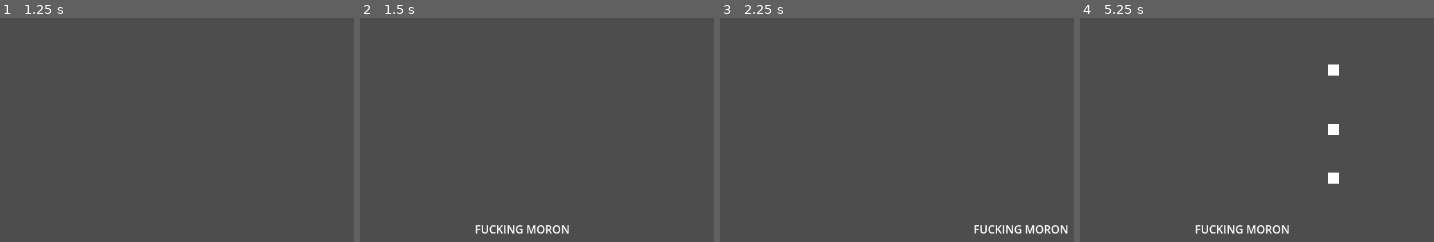
Above: before the commit, frames 1-4 (left to right).
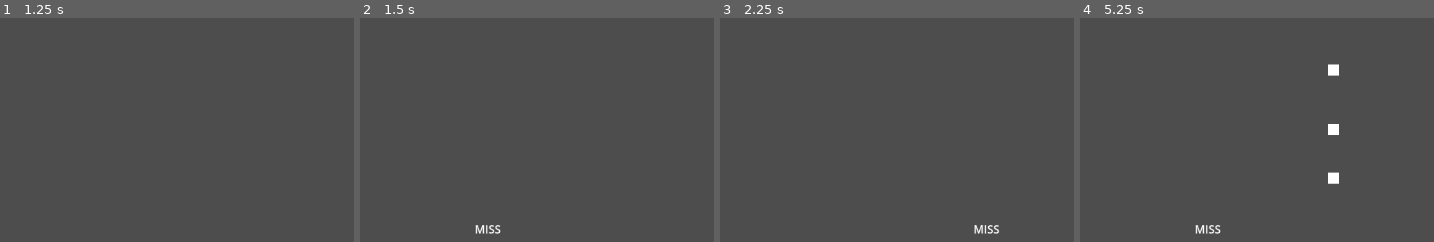
Above: after the commit, the same moments.

Repository: javier-adrian/UPLBGJ
Game: Godot game, scene res://scenes/level/level.tscn
The game is run twice, just before and just after one commit, with the same random seed, the same clock (stepped at 60 frames per second) and the same inputs. This scene is started directly instead of the project's main scene. Sound files missing from this copy of the repository are replaced by a short silence.
Inputs:
- Up to frame 1 (1.25 s): tap Enter at 0.5 s; hold Right (right) from 0.53 s (still down); tap Space (playing) at 0.6 s
- Up to frame 2 (1.5 s): release Right (right) at 1.28 s; hold Down (down) from 1.28 s (still down); tap Space (playing) at 1.35 s
- Up to frame 3 (2.25 s): release Down (down) at 2.03 s; hold Right (right) from 2.03 s (still down); tap Space (playing) at 2.1 s
- Up to frame 4 (5.25 s): release Right (right) at 2.78 s; hold Up (up) 2.78-3.53 s; tap Space (playing) every 0.75 s from 2.85 to 5.1 s; hold Left (left) 3.53-5.03 s; hold Down (down) from 5.03 s (still down)
The pictures show only the part of the screen within x 50-100%, y 36-86%; the shares and areas given below are measured in that part.

Frame 1 is identical in both runs. In frame 2, 0.6% of the frame differs, in the area x 33-60%, y 92-97%; in frame 3, 0.7%, in the area x 72-99%, y 92-97%; in frame 4, 0.6%.

Commit message:
change text label

Diff:
--- a/scripts/listener.gd
+++ b/scripts/listener.gd
@@ -34,7 +34,7 @@
 			var note = queue.pop_front()
 			var distance = abs(position.y - note.global_position.y)
 
-			var rating_text = "FUCKING MORON"
+			var rating_text = "MISS"
 
 			if distance < distance_perfect:
 				rating_text = "PERFECT"
